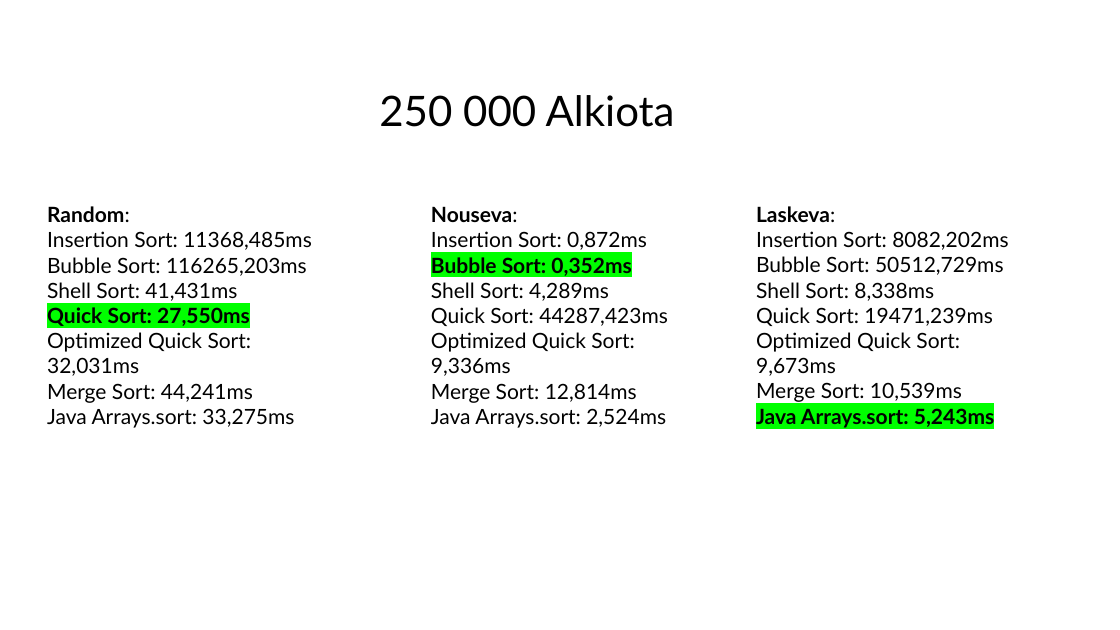
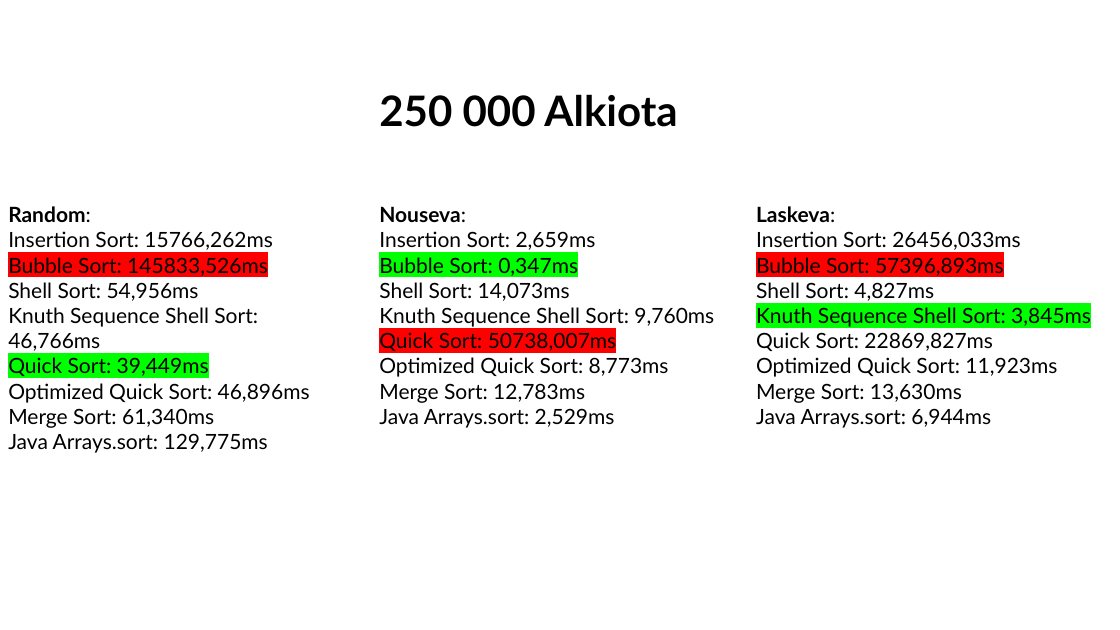
Before and after one commit to KeskinenNiilo/SortAlgorithmsJava, a slide deck: slide 2 of dokumentointi.pptx. Drawn at 1120x630 pixels with LibreOffice and Linux fonts; fonts in the diff are those of the drawing. Boxes give left, top, right and bottom in pixels: in the first picture for what was removed or moved away, otherwise in the second. Text is boxed around its words. In the diff, an @@ line names an element or a change of style, - is before the commit and + after.

```diff
--- a/dokumentointi.pptx
+++ b/dokumentointi.pptx
@@ text "250 000 Alkiota" at bbox=[379, 94, 677, 127]: bold on @@
@@ text "Random:": place and size @@
-text "Random:" at bbox=[47, 206, 312, 428]
+text "Random:" at bbox=[8, 206, 310, 453]
@@ text "Nouseva:": place and size @@
-text "Nouseva:" at bbox=[431, 206, 668, 428]
+text "Nouseva:" at bbox=[379, 206, 714, 428]
@@ text at bbox=[8, 231, 310, 453]: text changed @@
-Insertion Sort: 11368,485ms
-Bubble Sort: 116265,203ms
-Shell Sort: 41,431ms
-Quick Sort: 27,550ms
-Optimized Quick Sort: 32,031ms
-Merge Sort: 44,241ms
-Java Arrays.sort: 33,275ms
+Insertion Sort: 15766,262ms
+Bubble Sort: 145833,526ms
+Shell Sort: 54,956ms
+Knuth Sequence Shell Sort: 46,766ms
+Quick Sort: 39,449ms
+Optimized Quick Sort: 46,896ms
+Merge Sort: 61,340ms
+Java Arrays.sort: 129,775ms
@@ text at bbox=[379, 231, 714, 428]: text changed @@
-Insertion Sort: 0,872ms
-Bubble Sort: 0,352ms
-Shell Sort: 4,289ms
-Quick Sort: 44287,423ms
-Optimized Quick Sort: 9,336ms
-Merge Sort: 12,814ms
-Java Arrays.sort: 2,524ms
+Insertion Sort: 2,659ms
+Bubble Sort: 0,347ms
+Shell Sort: 14,073ms
+Knuth Sequence Shell Sort: 9,760ms
+Quick Sort: 50738,007ms
+Optimized Quick Sort: 8,773ms
+Merge Sort: 12,783ms
+Java Arrays.sort: 2,529ms
@@ text at bbox=[756, 231, 1091, 428]: text changed @@
-Insertion Sort: 8082,202ms
-Bubble Sort: 50512,729ms
-Shell Sort: 8,338ms
-Quick Sort: 19471,239ms
-Optimized Quick Sort: 9,673ms
-Merge Sort: 10,539ms
-Java Arrays.sort: 5,243ms
+Insertion Sort: 26456,033ms
+Bubble Sort: 57396,893ms
+Shell Sort: 4,827ms
+Knuth Sequence Shell Sort: 3,845ms
+Quick Sort: 22869,827ms
+Optimized Quick Sort: 11,923ms
+Merge Sort: 13,630ms
+Java Arrays.sort: 6,944ms
```
Also in this commit, not shown: 5 other slides changed, 2 slides added, 3 other files.
